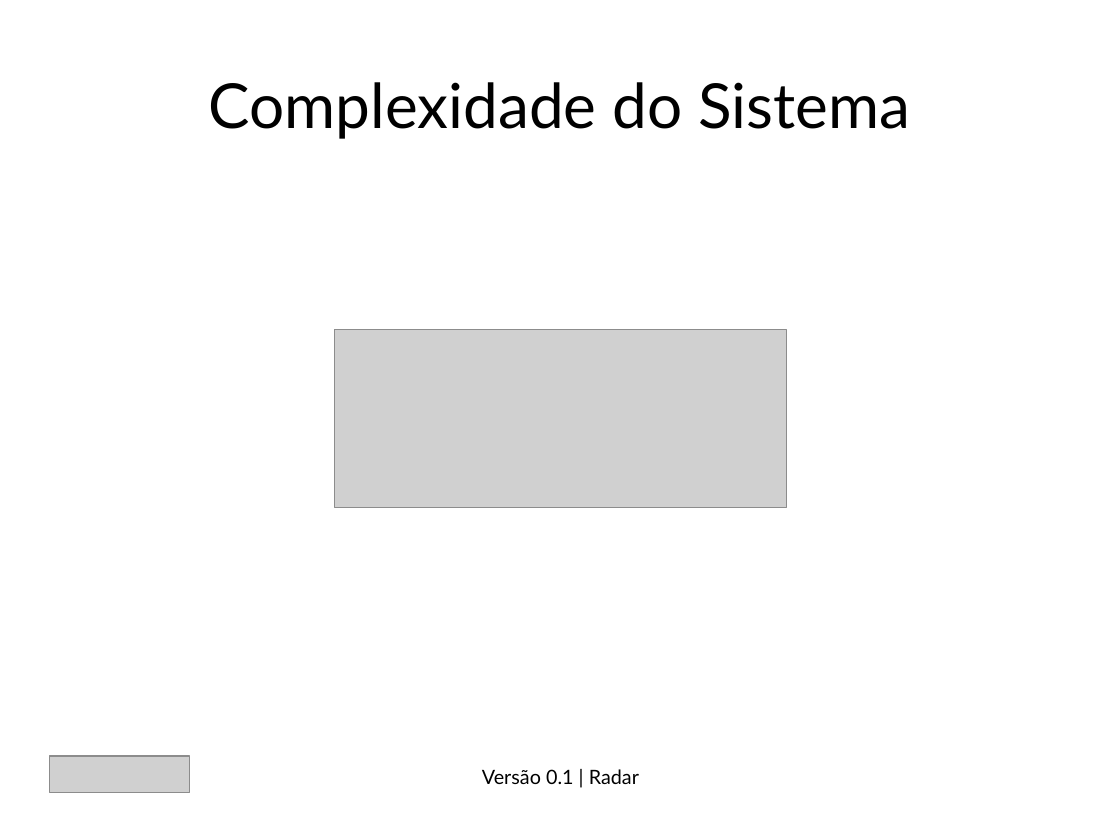
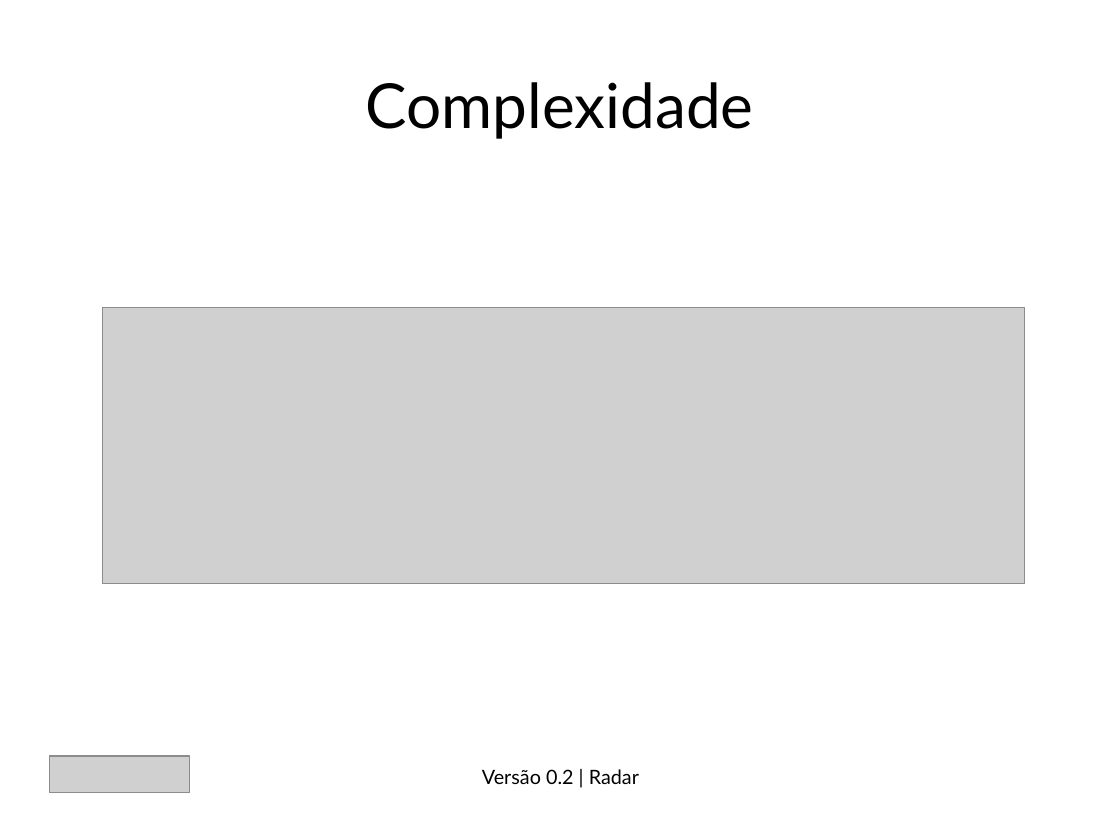
Before and after one commit to daniloax/lic, a slide deck: slide 5 of 20142/poo/projeto/radar.odp. Drawn at 1120x840 pixels with LibreOffice and Linux fonts; fonts in the diff are those of the drawing; grey boxes stand for pictures. Boxes give left, top, right and bottom in pixels: in the first picture for what was removed or moved away, otherwise in the second. Text is boxed around its words. In the diff, an @@ line names an element or a change of style, - is before the commit and + after.

Commit message:
radar versão 0.2

```diff
--- a/20142/poo/projeto/radar.odp
+++ b/20142/poo/projeto/radar.odp
@@ title at (366, 82, 754, 139): text changed @@
-Complexidade do Sistema
+Complexidade
@@ picture: place and size @@
-picture at (335, 330, 787, 508)
+picture at (103, 307, 1025, 583)
@@ text at (482, 769, 639, 784): text changed @@
-Versão 0.1 | Radar
+Versão 0.2 | Radar
```
Also in this commit, not shown: 3 other slides changed, 9 other files.
